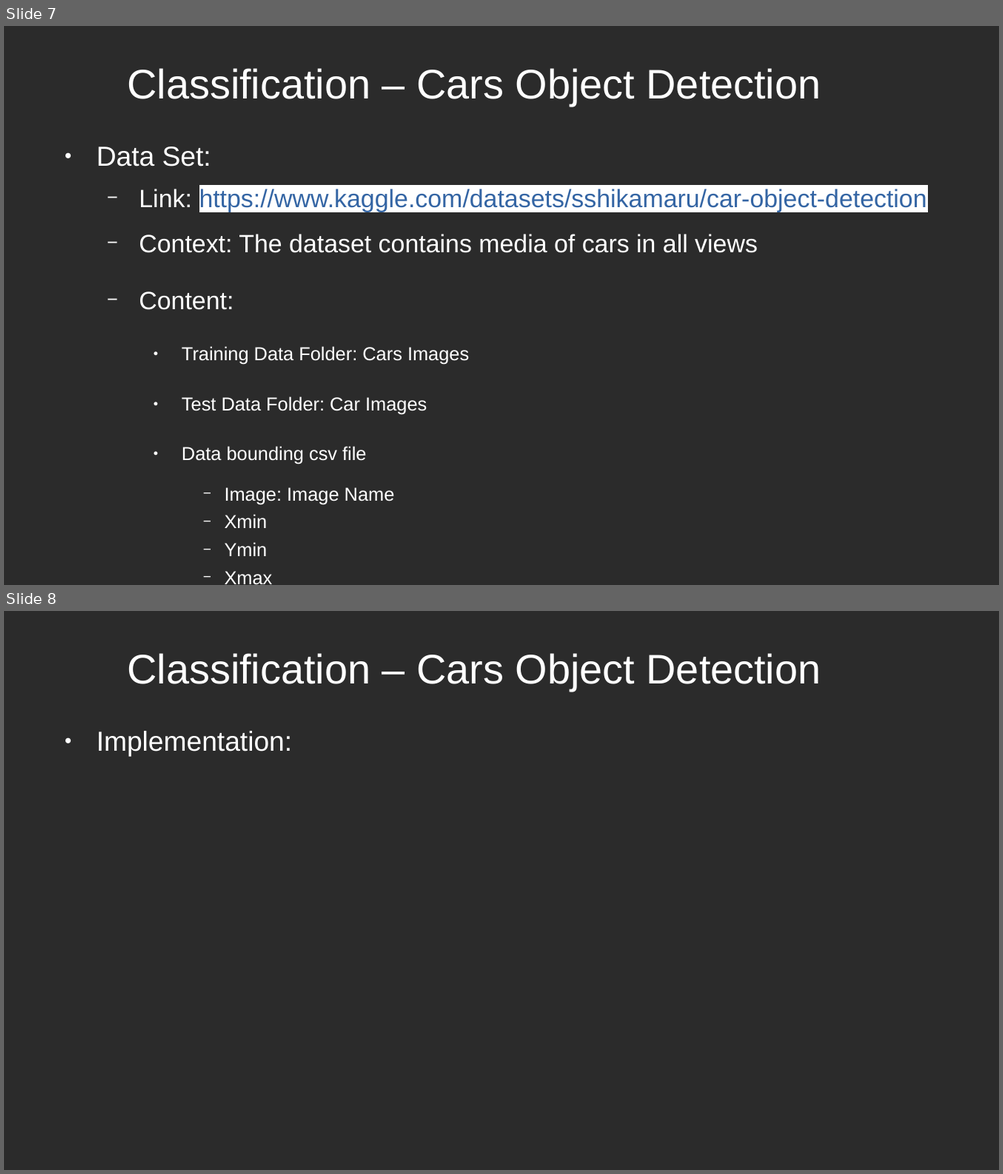
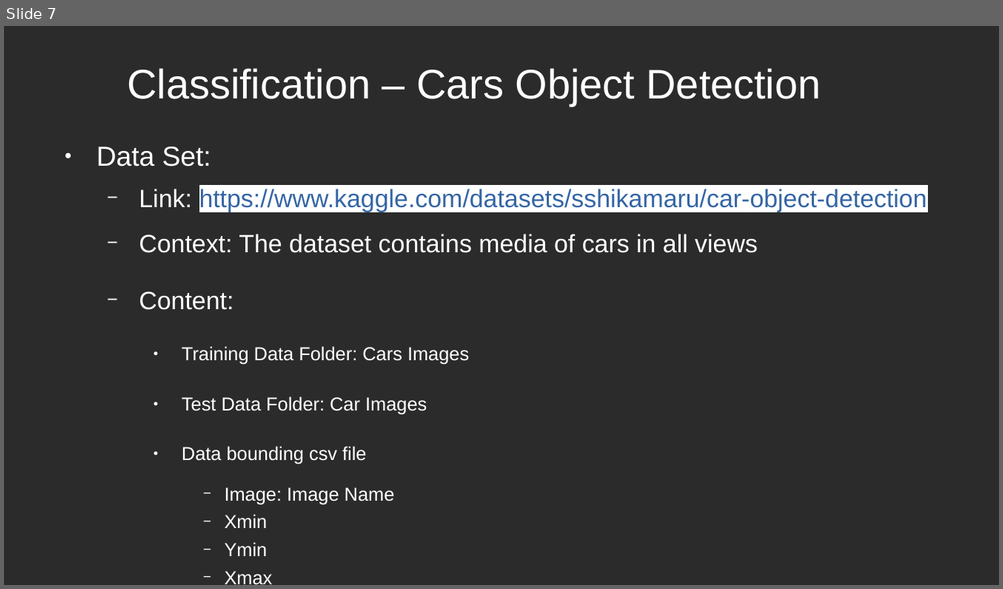
Before and after one commit to AmrKhaledSaleh/Advanced_ML_Projects, a slide deck: AML-presentation.odp. Shown one above the other, each under a label of ours: slides 7 and 8 before the commit, slide 7 after it. The pictures are 1003x1174 and 1003x589 pixels, drawn with LibreOffice and Linux fonts; fonts in the diff are those of the drawing; background and template pictures are left out; a plain dark background stands for a picture behind light text. Boxes give left, top, right and bottom in pixels: in the first picture for what was removed or moved away, otherwise in the second. Text is boxed around its words. In the diff, an @@ line names an element or a change of style, - is before the commit and + after.

```diff
--- a/AML-presentation.odp
+++ b/AML-presentation.odp
@@ slide 8 removed at box(4, 611, 999, 1170), background picture (left out) @@
@@ title removed at box(127, 653, 821, 691) @@
-Classification – Cars Object Detection
@@ text removed at box(96, 731, 292, 757) @@
-● Implementation:
```
Also in this commit, not shown: 2 other files.
